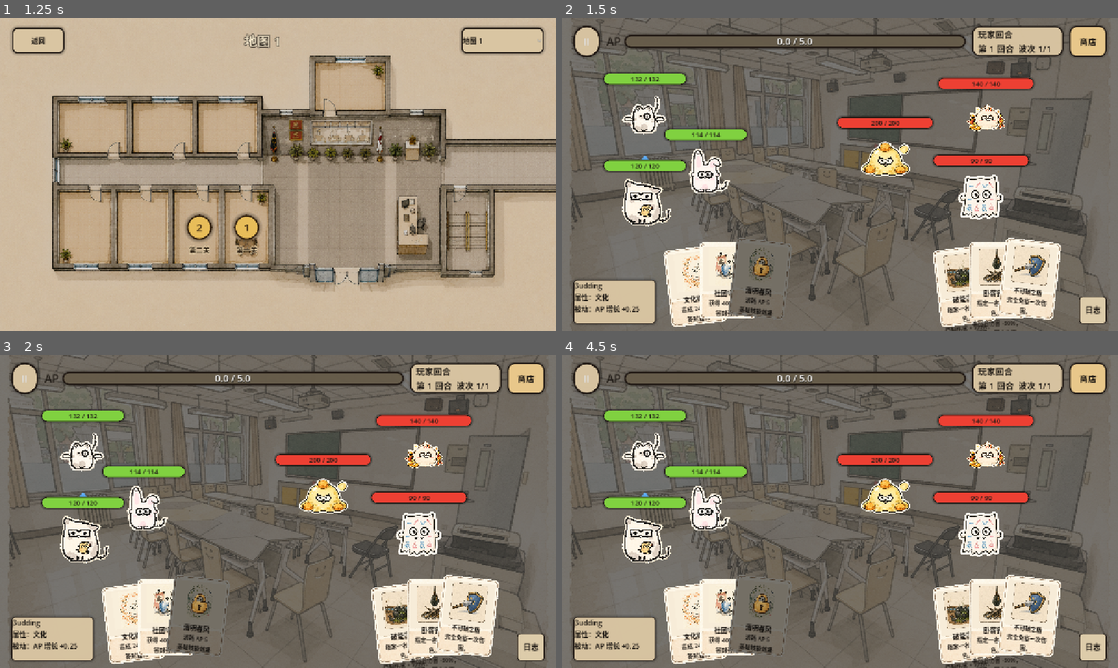
Above: before the commit, frames 1-4 (two rows, left to right).
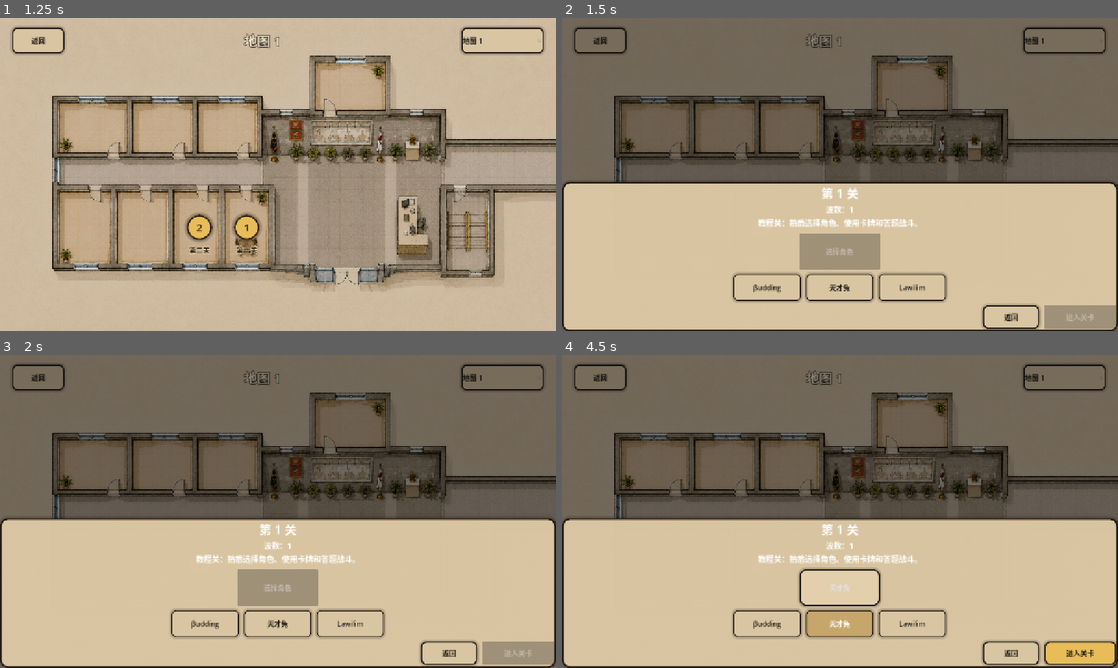
Above: after the commit, the same moments.

Repository: Tweet-META/CanCardsFreeBJNo.2
Game: Godot game, scene res://scenes/MainMenu.tscn
Two runs of this game, one before a commit and one after it. Both use one fixed random seed, a clock stepped at 60 frames per second and the inputs below.
Inputs (mouse positions are in pixels of both pictures, inside the frame that each line leads up to):
- Up to frame 1 (1.25 s): click "开始游戏" at 0.5 s
- Up to frame 2 (1.5 s): click "1" at 1.25 s
- Up to frame 3 (2 s): no input
- Up to frame 4 (4.5 s): click (762, 564) at 2 s, where only the run after the commit has a clickable "2"; click (767, 624) at 2.75 s, where only the run after the commit has a clickable "βudding"; click (840, 586) at 3.5 s, where only the run after the commit has a clickable "βudding"; click (840, 624) at 4.25 s, where only the run after the commit has a clickable "天才兔"

Frame 1 is identical in both runs. In frame 2, 69% of the frame differs, in the area x 0-100%, y 0-100%; in frame 3, 69%; in frame 4, 69%.

Commit message:
Add pre-battle preparation screen

Diff:
--- a/data/levels.json
+++ b/data/levels.json
@@ -3,6 +3,7 @@
     {
       "id": "level1",
       "display_name": "LEVEL_1_NAME",
+      "description": "LEVEL_1_DESCRIPTION",
       "marker_text": "1",
       "map_id": "map1",
       "map_position": [0.44, 0.69],
@@ -22,6 +23,7 @@
     {
       "id": "level2",
       "display_name": "LEVEL_2_NAME",
+      "description": "LEVEL_2_DESCRIPTION",
       "marker_text": "2",
       "map_id": "map1",
       "map_position": [0.35, 0.69],
--- a/data/localization/translations.csv
+++ b/data/localization/translations.csv
@@ -299,3 +299,9 @@
 "Q_CUL_HARD_2_O2","地图路线","Map routes"
 "Q_CUL_HARD_2_O3","购物清单","Shopping lists"
 "Q_CUL_HARD_2_EXPLANATION","春联常表达祝福与新年愿望。","Spring couplets commonly express blessings and New Year wishes."
+"PREP_LEVEL_FORMAT","第 %s 关","Level %s"
+"PREP_WAVE_COUNT","波数：%d","Waves: %d"
+"PREP_EMPTY_SLOT","选择角色","Choose Character"
+"PREP_START_LEVEL","进入关卡","Start Level"
+"LEVEL_1_DESCRIPTION","教程关：熟悉选择角色、使用卡牌和答题战斗。","Tutorial level: learn team selection, cards, and question battles."
+"LEVEL_2_DESCRIPTION","普通练习关。","Practice level."
--- a/project.godot
+++ b/project.godot
@@ -24,7 +24,6 @@
 window/size/viewport_width=1280
 window/size/viewport_height=720
 window/stretch/mode="canvas_items"
-window/stretch/aspect="keep"
 
 [internationalization]
 
--- a/scenes/CardButton.tscn
+++ b/scenes/CardButton.tscn
@@ -1,18 +1,16 @@
-[gd_scene load_steps=4 format=3]
+[gd_scene format=3 uid="uid://by3r5711l4af0"]
 
-[ext_resource type="Script" uid="uid://ctbrb5ckjvfqi" path="res://scripts/ui/CardButton.gd" id="1"]
-[ext_resource type="Texture2D" path="res://assets/cards/card_base_paper.png" id="2"]
-[ext_resource type="Texture2D" path="res://assets/ui/skill_lock.png" id="3"]
+[ext_resource type="Script" uid="uid://da4m6j8k8gl03" path="res://scripts/ui/CardButton.gd" id="1"]
+[ext_resource type="Texture2D" uid="uid://d1cploxojpi1x" path="res://assets/cards/card_base_paper.png" id="2"]
+[ext_resource type="Texture2D" uid="uid://cfvkphx7fnbb0" path="res://assets/ui/skill_lock.png" id="3"]
 
-[node name="CardButton" type="Button"]
-clip_contents = false
-mouse_filter = 0
+[node name="CardButton" type="Button" unique_id=754923654]
 custom_minimum_size = Vector2(144, 188)
 offset_right = 144.0
 offset_bottom = 188.0
 script = ExtResource("1")
 
-[node name="Background" type="TextureRect" parent="."]
+[node name="Background" type="TextureRect" parent="." unique_id=2097612780]
 layout_mode = 1
 anchors_preset = 15
 anchor_right = 1.0
@@ -24,8 +22,9 @@
 expand_mode = 1
 stretch_mode = 5
 
-[node name="ArtTexture" type="TextureRect" parent="."]
+[node name="ArtTexture" type="TextureRect" parent="." unique_id=4050465]
 layout_mode = 1
+anchors_preset = -1
 anchor_left = 0.18
 anchor_top = 0.1
 anchor_right = 0.82
@@ -34,34 +33,39 @@
 expand_mode = 1
 stretch_mode = 5
 
-[node name="TitleLabel" type="Label" parent="."]
+[node name="TitleLabel" type="Label" parent="." unique_id=395185158]
 layout_mode = 1
+anchors_preset = -1
 anchor_left = 0.1
 anchor_top = 0.58
 anchor_right = 0.9
 anchor_bottom = 0.73
-mouse_filter = 2
+offset_top = -11.0
+offset_bottom = -11.0
 theme_override_colors/font_color = Color(0.1, 0.08, 0.06, 1)
 theme_override_font_sizes/font_size = 15
 horizontal_alignment = 1
 vertical_alignment = 1
 autowrap_mode = 3
 
-[node name="BodyLabel" type="Label" parent="."]
+[node name="BodyLabel" type="Label" parent="." unique_id=1374910547]
 layout_mode = 1
+anchors_preset = -1
 anchor_left = 0.1
 anchor_top = 0.72
 anchor_right = 0.9
 anchor_bottom = 0.92
-mouse_filter = 2
+offset_top = -7.3600006
+offset_bottom = 3.0399933
 theme_override_colors/font_color = Color(0.12, 0.1, 0.08, 1)
 theme_override_font_sizes/font_size = 13
 horizontal_alignment = 1
 vertical_alignment = 1
 autowrap_mode = 3
 
-[node name="LockOverlay" type="TextureRect" parent="."]
+[node name="LockOverlay" type="TextureRect" parent="." unique_id=1161966998]
 visible = false
+modulate = Color(0.08, 0.08, 0.08, 0.38)
 layout_mode = 1
 anchors_preset = 15
 anchor_right = 1.0
@@ -69,14 +73,14 @@
 grow_horizontal = 2
 grow_vertical = 2
 mouse_filter = 2
-modulate = Color(0.08, 0.08, 0.08, 0.38)
 texture = ExtResource("2")
 expand_mode = 1
 stretch_mode = 5
 
-[node name="LockIcon" type="TextureRect" parent="."]
+[node name="LockIcon" type="TextureRect" parent="." unique_id=1046976147]
 visible = false
 layout_mode = 1
+anchors_preset = -1
 anchor_left = 0.31
 anchor_top = 0.22
 anchor_right = 0.69
--- a/scenes/MapScene.tscn
+++ b/scenes/MapScene.tscn
@@ -84,3 +84,107 @@
 grow_horizontal = 2
 grow_vertical = 2
 mouse_filter = 1
+
+[node name="PrepOverlay" type="Control" parent="."]
+visible = false
+z_index = 200
+layout_mode = 1
+anchors_preset = 15
+anchor_right = 1.0
+anchor_bottom = 1.0
+grow_horizontal = 2
+grow_vertical = 2
+mouse_filter = 2
+
+[node name="Dimmer" type="ColorRect" parent="PrepOverlay"]
+layout_mode = 1
+anchors_preset = 15
+anchor_right = 1.0
+anchor_bottom = 1.0
+grow_horizontal = 2
+grow_vertical = 2
+mouse_filter = 2
+color = Color(0, 0, 0, 0.45)
+
+[node name="PrepPanel" type="PanelContainer" parent="PrepOverlay"]
+custom_minimum_size = Vector2(1, 345)
+layout_mode = 1
+anchors_preset = 12
+anchor_right = 1.0
+anchor_bottom = 1.0
+offset_top = -345.0
+grow_horizontal = 2
+grow_vertical = 0
+mouse_filter = 0
+
+[node name="PrepContent" type="VBoxContainer" parent="PrepOverlay/PrepPanel"]
+layout_mode = 2
+theme_override_constants/separation = 10
+
+[node name="Header" type="VBoxContainer" parent="PrepOverlay/PrepPanel/PrepContent"]
+layout_mode = 2
+theme_override_constants/separation = 4
+
+[node name="LevelTitle" type="Label" parent="PrepOverlay/PrepPanel/PrepContent/Header"]
+layout_mode = 2
+theme_override_font_sizes/font_size = 28
+text = "PREP_LEVEL_FORMAT"
+horizontal_alignment = 1
+
+[node name="WaveLabel" type="Label" parent="PrepOverlay/PrepPanel/PrepContent/Header"]
+layout_mode = 2
+theme_override_font_sizes/font_size = 18
+text = "PREP_WAVE_COUNT"
+horizontal_alignment = 1
+
+[node name="DescriptionLabel" type="Label" parent="PrepOverlay/PrepPanel/PrepContent/Header"]
+layout_mode = 2
+theme_override_font_sizes/font_size = 18
+text = "LEVEL_1_DESCRIPTION"
+horizontal_alignment = 1
+autowrap_mode = 3
+
+[node name="SlotRow" type="HBoxContainer" parent="PrepOverlay/PrepPanel/PrepContent"]
+custom_minimum_size = Vector2(1, 84)
+layout_mode = 2
+alignment = 1
+theme_override_constants/separation = 18
+
+[node name="SlotTop" type="Button" parent="PrepOverlay/PrepPanel/PrepContent/SlotRow"]
+custom_minimum_size = Vector2(185, 76)
+layout_mode = 2
+text = "PREP_EMPTY_SLOT"
+
+[node name="SlotMiddle" type="Button" parent="PrepOverlay/PrepPanel/PrepContent/SlotRow"]
+custom_minimum_size = Vector2(185, 76)
+layout_mode = 2
+text = "PREP_EMPTY_SLOT"
+
+[node name="SlotBottom" type="Button" parent="PrepOverlay/PrepPanel/PrepContent/SlotRow"]
+custom_minimum_size = Vector2(185, 76)
+layout_mode = 2
+text = "PREP_EMPTY_SLOT"
+
+[node name="CharacterList" type="HBoxContainer" parent="PrepOverlay/PrepPanel/PrepContent"]
+custom_minimum_size = Vector2(1, 62)
+layout_mode = 2
+alignment = 1
+theme_override_constants/separation = 12
+
+[node name="Footer" type="HBoxContainer" parent="PrepOverlay/PrepPanel/PrepContent"]
+layout_mode = 2
+theme_override_constants/separation = 12
+
+[node name="FooterSpacer" type="Control" parent="PrepOverlay/PrepPanel/PrepContent/Footer"]
+layout_mode = 2
+size_flags_horizontal = 3
+
+[node name="PrepBackButton" type="Button" parent="PrepOverlay/PrepPanel/PrepContent/Footer"]
+custom_minimum_size = Vector2(130, 54)
+layout_mode = 2
+text = "MAP_BACK"
+
+[node name="PrepStartButton" type="Button" parent="PrepOverlay/PrepPanel/PrepContent/Footer"]
+custom_minimum_size = Vector2(165, 54)
+layout_mode = 2
+text = "PREP_START_LEVEL"
--- a/scenes/ui/BattleUI.tscn
+++ b/scenes/ui/BattleUI.tscn
@@ -91,6 +91,18 @@
 script = ExtResource("4")
 
 [node name="CancelDropArea" parent="Root/Battlefield" unique_id=893653263 instance=ExtResource("5")]
+layout_mode = 1
+anchors_preset = -1
+anchor_left = 0.5
+anchor_top = 1.0
+anchor_right = 0.5
+anchor_bottom = 1.0
+offset_left = -71.0
+offset_top = -92.0
+offset_right = 71.0
+offset_bottom = -40.0
+grow_horizontal = 2
+grow_vertical = 0
 
 [node name="Bottom" type="HBoxContainer" parent="Root" unique_id=1615411122]
 custom_minimum_size = Vector2(1, 220)
--- a/scenes/ui/CancelDropArea.tscn
+++ b/scenes/ui/CancelDropArea.tscn
@@ -1,9 +1,8 @@
-[gd_scene load_steps=2 format=3]
+[gd_scene format=3 uid="uid://lv7i6q1iophy"]
 
-[ext_resource type="Script" path="res://scripts/ui/CancelDropArea.gd" id="1"]
+[ext_resource type="Script" uid="uid://fjxvy4k6t6p" path="res://scripts/ui/CancelDropArea.gd" id="1"]
 
-[node name="CancelDropArea" type="PanelContainer"]
-visible = false
+[node name="CancelDropArea" type="PanelContainer" unique_id=242847641]
 custom_minimum_size = Vector2(142, 52)
 anchors_preset = -1
 anchor_left = 0.5
@@ -17,9 +16,8 @@
 mouse_filter = 2
 script = ExtResource("1")
 
-[node name="Label" type="Label" parent="."]
+[node name="Label" type="Label" parent="." unique_id=1350127468]
 layout_mode = 2
-mouse_filter = 2
 theme_override_font_sizes/font_size = 22
 text = "UI_CANCEL"
 horizontal_alignment = 1
--- a/scripts/data/CharacterDatabase.gd
+++ b/scripts/data/CharacterDatabase.gd
@@ -8,6 +8,7 @@
 # 定义缓存只保存 JSON 字典；create_character 每次都会创建全新运行实例。
 static var _root_data: Dictionary = {}
 static var _definitions: Dictionary = {}
+static var _character_order: Array[String] = []
 
 
 static func create_character(character_id: String) -> CharacterData:
@@ -32,18 +33,31 @@
 static func create_default_team() -> Array[CharacterData]:
 	# player_team 数组决定当前关卡默认阵容及其显示顺序。
 	_ensure_loaded()
+	return create_team(_to_string_array(_root_data.get("player_team", [])))
+
+
+## 按指定角色 ID 顺序创建出战队伍。
+static func create_team(character_ids: Array[String]) -> Array[CharacterData]:
+	_ensure_loaded()
 	var team: Array[CharacterData] = []
-	for character_id: String in _to_string_array(_root_data.get("player_team", [])):
+	for character_id: String in character_ids:
 		var character: CharacterData = create_character(character_id)
 		if character != null:
 			team.append(character)
 	return team
 
 
+## 创建当前可在准备页选择的角色列表。
+static func create_available_characters() -> Array[CharacterData]:
+	_ensure_loaded()
+	return create_team(_character_order)
+
+
 static func reload() -> void:
 	_loaded = false
 	_root_data.clear()
 	_definitions.clear()
+	_character_order.clear()
 	_ensure_loaded()
 
 
@@ -79,6 +93,7 @@
 			push_error("CharacterDatabase: duplicate character id '%s'." % character_id)
 			continue
 		_definitions[character_id] = raw
+		_character_order.append(character_id)
 
 
 static func _to_string_array(value: Variant) -> Array[String]:
--- a/scripts/data/GameDataFactory.gd
+++ b/scripts/data/GameDataFactory.gd
@@ -5,6 +5,9 @@
 
 ## 创建默认我方队伍。
 static func create_player_team() -> Array[CharacterData]:
+	var selected_character_ids: Array[String] = LevelDatabase.get_active_player_ids()
+	if not selected_character_ids.is_empty():
+		return CharacterDatabase.create_team(selected_character_ids)
 	return CharacterDatabase.create_default_team()
 
 
--- a/scripts/data/LevelData.gd
+++ b/scripts/data/LevelData.gd
@@ -4,6 +4,7 @@
 
 @export var id: String = ""
 @export var display_name: String = ""
+@export var description: String = ""
 @export var marker_text: String = ""
 @export var map_id: String = ""
 @export var map_position: Vector2 = Vector2(0.5, 0.5)
--- a/scripts/data/LevelDatabase.gd
+++ b/scripts/data/LevelDatabase.gd
@@ -7,6 +7,7 @@
 static var _loaded: bool = false
 static var _definitions: Dictionary = {}
 static var _active_level_id: String = "level1"
+static var _active_player_ids: Array[String] = []
 
 
 ## 按关卡 ID 创建一份新的 LevelData 实例。
@@ -21,6 +22,7 @@
 	var level: LevelData = LevelData.new()
 	level.id = str(raw.get("id", ""))
 	level.display_name = str(raw.get("display_name", ""))
+	level.description = str(raw.get("description", ""))
 	level.marker_text = str(raw.get("marker_text", ""))
 	level.map_id = str(raw.get("map_id", ""))
 	level.map_position = _parse_position(raw.get("map_position", [0.5, 0.5]))
@@ -43,6 +45,16 @@
 ## 创建当前被地图激活的关卡数据。
 static func get_active_level() -> LevelData:
 	return create_level(_active_level_id)
+
+
+## 记录准备页选择的出战角色 ID 顺序。
+static func set_active_player_ids(character_ids: Array[String]) -> void:
+	_active_player_ids = character_ids.duplicate()
+
+
+## 读取准备页选择的出战角色 ID；为空时战斗会使用默认队伍。
+static func get_active_player_ids() -> Array[String]:
+	return _active_player_ids.duplicate()
 
 
 ## 按一组关卡 ID 创建关卡列表，忽略无效 ID。
--- a/scripts/map/MapScene.gd
+++ b/scripts/map/MapScene.gd
@@ -5,16 +5,32 @@
 const PAPER: Color = Color(0.86, 0.78, 0.64, 0.96)
 const INK: Color = Color(0.12, 0.10, 0.08)
 const LEVEL_NODE_SCENE: PackedScene = preload("res://scenes/ui/LevelNode.tscn")
+const PREP_PANEL_HEIGHT: float = 345.0
 
 @onready var map_texture: TextureRect = $MapTexture
 @onready var back_button: Button = $Header/BackButton
 @onready var map_title: Label = $Header/MapTitle
 @onready var map_selector: OptionButton = $Header/MapSelector
 @onready var level_layer: Control = $LevelLayer
+@onready var prep_overlay: Control = $PrepOverlay
+@onready var prep_panel: PanelContainer = $PrepOverlay/PrepPanel
+@onready var prep_level_title: Label = $PrepOverlay/PrepPanel/PrepContent/Header/LevelTitle
+@onready var prep_wave_label: Label = $PrepOverlay/PrepPanel/PrepContent/Header/WaveLabel
+@onready var prep_description_label: Label = $PrepOverlay/PrepPanel/PrepContent/Header/DescriptionLabel
+@onready var slot_top_button: Button = $PrepOverlay/PrepPanel/PrepContent/SlotRow/SlotTop
+@onready var slot_middle_button: Button = $PrepOverlay/PrepPanel/PrepContent/SlotRow/SlotMiddle
+@onready var slot_bottom_button: Button = $PrepOverlay/PrepPanel/PrepContent/SlotRow/SlotBottom
+@onready var character_list: HBoxContainer = $PrepOverlay/PrepPanel/PrepContent/CharacterList
+@onready var prep_back_button: Button = $PrepOverlay/PrepPanel/PrepContent/Footer/PrepBackButton
+@onready var prep_start_button: Button = $PrepOverlay/PrepPanel/PrepContent/Footer/PrepStartButton
 
 var maps: Array[MapData] = []
 var selected_map_index: int = 0
 var level_nodes: Array[LevelNode] = []
+var available_characters: Array[CharacterData] = []
+var selected_character_ids: Array[String] = []
+var pending_level: LevelData
+var prep_tween: Tween
 
 
 ## 初始化地图界面信号、样式和首张地图。
@@ -23,6 +39,12 @@
 	map_selector.item_selected.connect(_select_map)
 	level_layer.resized.connect(_layout_level_nodes)
 	LanguageManager.language_changed.connect(_on_language_changed)
+	slot_top_button.pressed.connect(_remove_selected_slot.bind(0))
+	slot_middle_button.pressed.connect(_remove_selected_slot.bind(1))
+	slot_bottom_button.pressed.connect(_remove_selected_slot.bind(2))
+	prep_back_button.pressed.connect(_close_preparation)
+	prep_start_button.pressed.connect(_confirm_enter_level)
+	_set_preparation_panel_open(false, false)
 	_apply_styles()
 	_load_map_list()
 
@@ -102,6 +124,10 @@
 		level_node.refresh_language()
 	if not maps.is_empty():
 		map_title.text = tr(maps[selected_map_index].display_name)
+	if pending_level != null:
+		_refresh_preparation_text()
+		_refresh_preparation_slots()
+		_refresh_character_buttons()
 
 
 ## 返回主菜单。
@@ -109,10 +135,147 @@
 	get_tree().change_scene_to_file("res://scenes/MainMenu.tscn")
 
 
-## 记录当前关卡并切换到其目标场景。
+## 打开进入战斗前的准备面板。
 func _enter_level(level: LevelData) -> void:
-	LevelDatabase.set_active_level(level.id)
-	get_tree().change_scene_to_file(level.scene_path)
+	pending_level = level
+	available_characters = CharacterDatabase.create_available_characters()
+	selected_character_ids.clear()
+	_refresh_preparation_text()
+	_refresh_character_buttons()
+	_refresh_preparation_slots()
+	_set_preparation_panel_open(true, true)
+
+
+## 刷新准备页顶部的关卡编号、波数和介绍。
+func _refresh_preparation_text() -> void:
+	if pending_level == null:
+		return
+	prep_level_title.text = tr("PREP_LEVEL_FORMAT") % pending_level.marker_text
+	prep_wave_label.text = tr("PREP_WAVE_COUNT") % pending_level.waves.size()
+	prep_description_label.text = tr(pending_level.description)
+
+
+## 重建准备页的角色选择按钮。
+func _refresh_character_buttons() -> void:
+	for child: Node in character_list.get_children():
+		child.queue_free()
+
+	for character: CharacterData in available_characters:
+		var character_id: String = character.id
+		var button: Button = Button.new()
+		button.custom_minimum_size = Vector2(155, 54)
+		button.toggle_mode = true
+		button.button_pressed = character_id in selected_character_ids
+		button.text = tr(character.display_name)
+		button.disabled = selected_character_ids.size() >= 3 and not (character_id in selected_character_ids)
+		button.add_theme_stylebox_override("normal", _style(PAPER, 10, 2))
+		button.add_theme_stylebox_override("hover", _style(Color(0.94, 0.87, 0.72), 10, 2))
+		button.add_theme_stylebox_override("pressed", _style(Color(0.78, 0.65, 0.42), 10, 2))
+		button.add_theme_color_override("font_color", INK)
+		button.pressed.connect(_toggle_character.bind(character_id))
+		character_list.add_child(button)
+
+
+## 点击角色按钮时切换出战选择，最多保留三人。
+func _toggle_character(character_id: String) -> void:
+	if character_id in selected_character_ids:
+		selected_character_ids.erase(character_id)
+	elif selected_character_ids.size() < 3:
+		selected_character_ids.append(character_id)
+	_refresh_character_buttons()
+	_refresh_preparation_slots()
+
+
+## 刷新三个站位槽的显示状态。
+func _refresh_preparation_slots() -> void:
+	var slot_buttons: Array[Button] = [slot_top_button, slot_middle_button, slot_bottom_button]
+	for slot_index in range(slot_buttons.size()):
+		var button: Button = slot_buttons[slot_index]
+		var selected_index: int = _selected_index_for_slot(slot_index)
+		var should_show_empty_middle: bool = selected_character_ids.is_empty() and slot_index == 1
+		button.visible = selected_index != -1 or should_show_empty_middle
+		button.disabled = selected_index == -1
+		button.text = tr("PREP_EMPTY_SLOT") if selected_index == -1 else _character_name_for_id(selected_character_ids[selected_index])
+		button.add_theme_stylebox_override("normal", _style(Color(0.90, 0.82, 0.68, 0.96), 14, 3))
+		button.add_theme_stylebox_override("hover", _style(Color(0.98, 0.88, 0.62, 0.98), 14, 3))
+	prep_start_button.disabled = selected_character_ids.is_empty()
+
+
+## 根据槽位位置返回对应的已选角色索引。
+func _selected_index_for_slot(slot_index: int) -> int:
+	match selected_character_ids.size():
+		0:
+			return -1
+		1:
+			return 0 if slot_index == 0 else -1
+		2:
+			if slot_index == 0:
+				return 0
+			if slot_index == 2:
+				return 1
+			return -1
+		_:
+			return slot_index if slot_index < selected_character_ids.size() else -1
+
+
+## 点击站位槽时移除该槽上的角色。
+func _remove_selected_slot(slot_index: int) -> void:
+	var selected_index: int = _selected_index_for_slot(slot_index)
+	if selected_index < 0 or selected_index >= selected_character_ids.size():
+		return
+	selected_character_ids.remove_at(selected_index)
+	_refresh_character_buttons()
+	_refresh_preparation_slots()
+
+
+## 根据角色 ID 读取本地化显示名。
+func _character_name_for_id(character_id: String) -> String:
+	for character: CharacterData in available_characters:
+		if character.id == character_id:
+			return tr(character.display_name)
+	return character_id
+
+
+## 关闭准备面板并保留地图界面。
+func _close_preparation() -> void:
+	_set_preparation_panel_open(false, true)
+
+
+## 确认队伍选择并进入当前关卡。
+func _confirm_enter_level() -> void:
+	if pending_level == null or selected_character_ids.is_empty():
+		return
+	LevelDatabase.set_active_level(pending_level.id)
+	LevelDatabase.set_active_player_ids(selected_character_ids)
+	get_tree().change_scene_to_file(pending_level.scene_path)
+
+
+## 控制准备面板从屏幕底部滑入或滑出。
+func _set_preparation_panel_open(open: bool, animated: bool) -> void:
+	if prep_tween != null:
+		prep_tween.kill()
+	var was_visible: bool = prep_overlay.visible
+	prep_overlay.visible = true
+	prep_overlay.mouse_filter = Control.MOUSE_FILTER_STOP if open else Control.MOUSE_FILTER_IGNORE
+
+	var target_top: float = -PREP_PANEL_HEIGHT if open else 0.0
+	var target_bottom: float = 0.0 if open else PREP_PANEL_HEIGHT
+	if not animated:
+		prep_panel.offset_top = target_top
+		prep_panel.offset_bottom = target_bottom
+		prep_overlay.visible = open
+		return
+
+	if open and not was_visible:
+		prep_panel.offset_top = 0.0
+		prep_panel.offset_bottom = PREP_PANEL_HEIGHT
+	prep_tween = create_tween()
+	prep_tween.set_ease(Tween.EASE_OUT)
+	prep_tween.set_trans(Tween.TRANS_CUBIC)
+	prep_tween.tween_property(prep_panel, "offset_top", target_top, 0.22)
+	prep_tween.parallel().tween_property(prep_panel, "offset_bottom", target_bottom, 0.22)
+	if not open:
+		prep_tween.finished.connect(func() -> void: prep_overlay.visible = false)
 
 
 ## 应用地图界面的纸张风格。
@@ -125,6 +288,11 @@
 	map_title.add_theme_color_override("font_color", Color(0.96, 0.91, 0.80))
 	map_title.add_theme_color_override("font_outline_color", Color(0.08, 0.06, 0.04))
 	map_title.add_theme_constant_override("outline_size", 6)
+	prep_panel.add_theme_stylebox_override("panel", _style(Color(0.86, 0.78, 0.64, 0.98), 18, 4))
+	prep_back_button.add_theme_stylebox_override("normal", _style(PAPER, 12, 3))
+	prep_start_button.add_theme_stylebox_override("normal", _style(Color(0.91, 0.74, 0.35, 1.0), 12, 3))
+	prep_back_button.add_theme_color_override("font_color", INK)
+	prep_start_button.add_theme_color_override("font_color", INK)
 
 
 ## 创建地图按钮和下拉框共用的样式盒。
--- a/scripts/ui/BattlefieldController.gd
+++ b/scripts/ui/BattlefieldController.gd
@@ -108,12 +108,8 @@
 	selection_transition_pending: bool,
 	hovered_player_target_index: int
 ) -> void:
-	# 我方当前固定三人阵型；切换选中角色时通过补间上下移动。
-	var player_positions: Array[Vector2] = [
-		Vector2(70, field_size.y * 0.08),
-		Vector2(210, field_size.y * 0.27),
-		Vector2(70, field_size.y * 0.46)
-	]
+	# 队伍人数少于三人时仍使用准备页对应的上/下站位。
+	var player_positions: Array[Vector2] = _player_slot_positions(state.player_team.size(), field_size)
 	for i in state.player_team.size():
 		var standee: CharacterStandee = CHARACTER_STANDEE_SCENE.instantiate() as CharacterStandee
 		player_layer.add_child(standee)
@@ -137,6 +133,20 @@
 			standee_tween.set_ease(Tween.EASE_OUT)
 			standee_tween.set_trans(Tween.TRANS_CUBIC)
 			standee_tween.tween_property(standee, "position", target_position, 0.18)
+
+
+## 按当前队伍人数返回我方站位；两人时跳过中间位。
+func _player_slot_positions(count: int, field_size: Vector2) -> Array[Vector2]:
+	var top: Vector2 = Vector2(70, field_size.y * 0.08)
+	var middle: Vector2 = Vector2(210, field_size.y * 0.27)
+	var bottom: Vector2 = Vector2(70, field_size.y * 0.46)
+	match count:
+		1:
+			return [top]
+		2:
+			return [top, bottom]
+		_:
+			return [top, middle, bottom]
 
 
 func _refresh_enemies(
--- a/scripts/ui/CancelDropArea.gd
+++ b/scripts/ui/CancelDropArea.gd
@@ -7,28 +7,46 @@
 @onready var label: Label = $Label
 
 
+## 初始化取消区的导出稳定布局、层级和默认隐藏状态。
 func _ready() -> void:
+	_apply_export_safe_layout()
 	visible = false
 	z_index = 250
 	mouse_filter = Control.MOUSE_FILTER_IGNORE
 	set_hovered(false)
 
 
+## 显示取消区并重置悬停视觉。
 func show_area() -> void:
+	_apply_export_safe_layout()
 	visible = true
 	set_hovered(false)
 
 
+## 隐藏取消区并重置悬停视觉。
 func hide_area() -> void:
 	visible = false
 	set_hovered(false)
 
 
+## 根据鼠标是否位于取消区上方切换视觉状态。
 func set_hovered(hovered: bool) -> void:
 	add_theme_stylebox_override("panel", _cancel_drop_style(hovered))
 	label.add_theme_color_override("font_color", Color.WHITE if hovered else INK)
 
 
+## 在运行时重申锚点和偏移，避免导出构建丢失实例布局覆盖。
+func _apply_export_safe_layout() -> void:
+	set_anchors_preset(Control.PRESET_CENTER_BOTTOM, false)
+	offset_left = -71.0
+	offset_top = -92.0
+	offset_right = 71.0
+	offset_bottom = -40.0
+	grow_horizontal = Control.GROW_DIRECTION_BOTH
+	grow_vertical = Control.GROW_DIRECTION_BEGIN
+
+
+## 创建取消区普通和悬停状态的样式。
 func _cancel_drop_style(hovered: bool) -> StyleBoxFlat:
 	var color: Color = Color(0.88, 0.80, 0.68, 0.90)
 	var border_color: Color = Color(0.13, 0.10, 0.08)
@@ -37,15 +55,16 @@
 		color = Color(0.88, 0.30, 0.26, 0.96)
 		border_color = Color(0.42, 0.08, 0.06)
 		shadow_color = Color(0.72, 0.12, 0.08, 0.35)
-	var style := _style(color, 18, 3)
+	var style: StyleBoxFlat = _style(color, 18, 3)
 	style.border_color = border_color
 	style.shadow_color = shadow_color
 	style.shadow_size = 8 if hovered else 5
 	return style
 
 
+## 生成圆角纸张样式盒。
 func _style(color: Color, radius: int, border_width: int) -> StyleBoxFlat:
-	var style := StyleBoxFlat.new()
+	var style: StyleBoxFlat = StyleBoxFlat.new()
 	style.bg_color = color
 	style.corner_radius_top_left = radius
 	style.corner_radius_top_right = radius
Binary file changed: data/localization/translations.en.translation
Binary file changed: data/localization/translations.zh_CN.translation
Not shown, changed: ARCHITECTURE.md
Not shown, changed: PROJECT_CONTEXT.md
Not shown, changed: 自存/项目日志.docx
